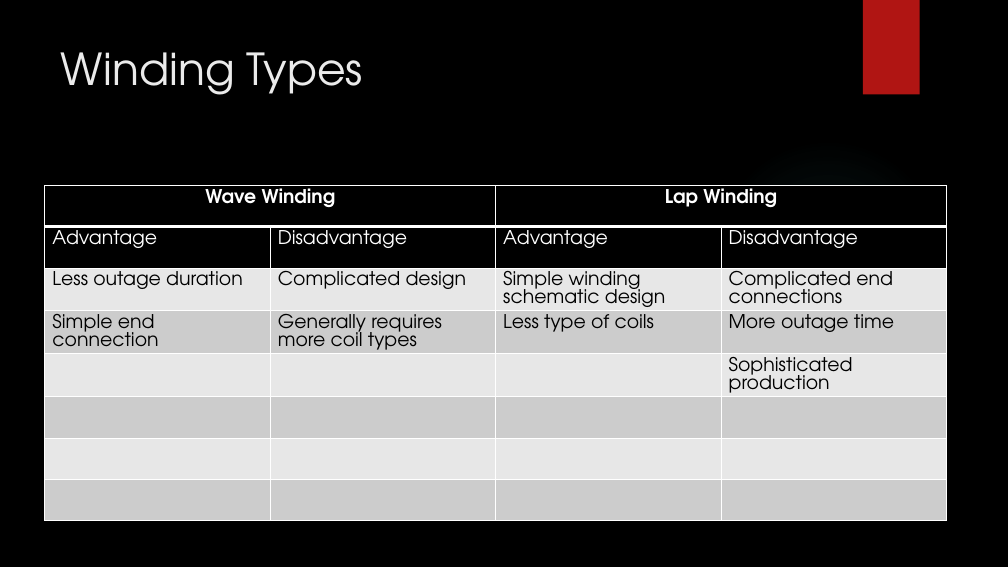
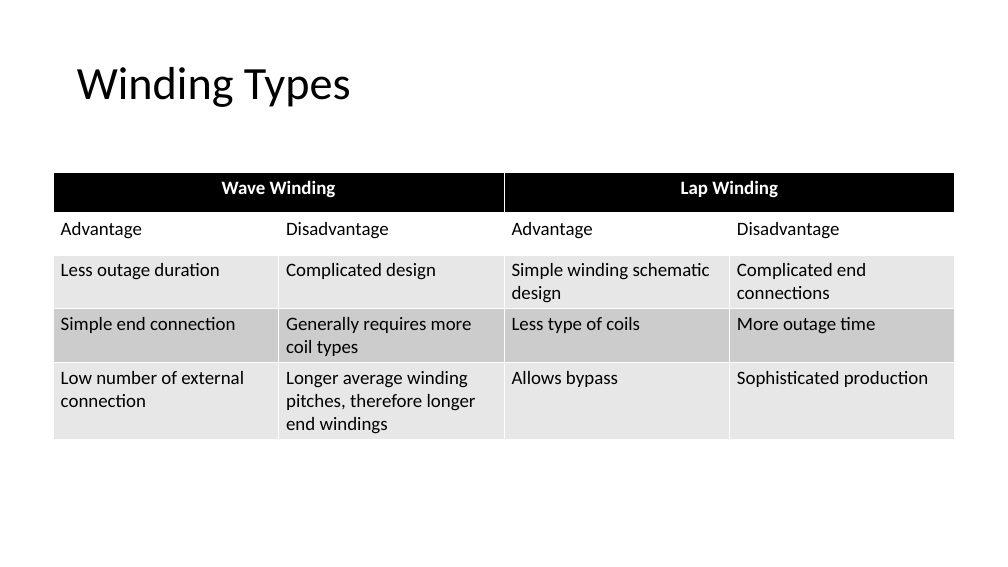
Before and after one commit to sametyakut/Studies, a slide deck: slide 4 of Presentations/Keysani_Sunum_Winding_Design_2023_03_08.pptx. Drawn at 1008x567 pixels with LibreOffice and Linux fonts; fonts in the diff are those of the drawing; background and template pictures are left out. Boxes give left, top, right and bottom in pixels: in the first picture for what was removed or moved away, otherwise in the second. Text is boxed around its words. In the diff, an @@ line names an element or a change of style, - is before the commit and + after.

```diff
--- a/Presentations/Keysani_Sunum_Winding_Design_2023_03_08.pptx
+++ b/Presentations/Keysani_Sunum_Winding_Design_2023_03_08.pptx
@@ background picture (left out) to #FFFFFF @@
@@ rectangle removed at (x1=863, y1=0, x2=920, y2=95) @@
@@ title "Winding Types" moved from (x1=61, y1=52, x2=363, y2=95) to (x1=77, y1=67, x2=351, y2=107) @@
@@ title "Winding Types" at (x1=77, y1=67, x2=351, y2=107): size 42 to 44 pt, font TeX Gyre Adventor to Calibri, text colour #EBEBEB to #000000; line spacing 1 to 0.9; vertical alignment top to middle @@
@@ ellipse removed at (x1=712, y1=138, x2=944, y2=371) @@
@@ table at (x1=53, y1=172, x2=954, y2=438) @@
-row 5:  |  |  | Sophisticated production
-row 6:  |  |  | 
-row 7:  |  |  | 
-row 8:  |  |  | 
+row 5: Low number of external connection | Longer average winding pitches, therefore longer end windings | Allows bypass | Sophisticated production
@@ table resized from (x1=45, y1=185, x2=946, y2=551) to (x1=53, y1=172, x2=954, y2=438) @@
```
Also in this commit, not shown: 10 other slides changed, 10 slides added, 1 slide removed.
